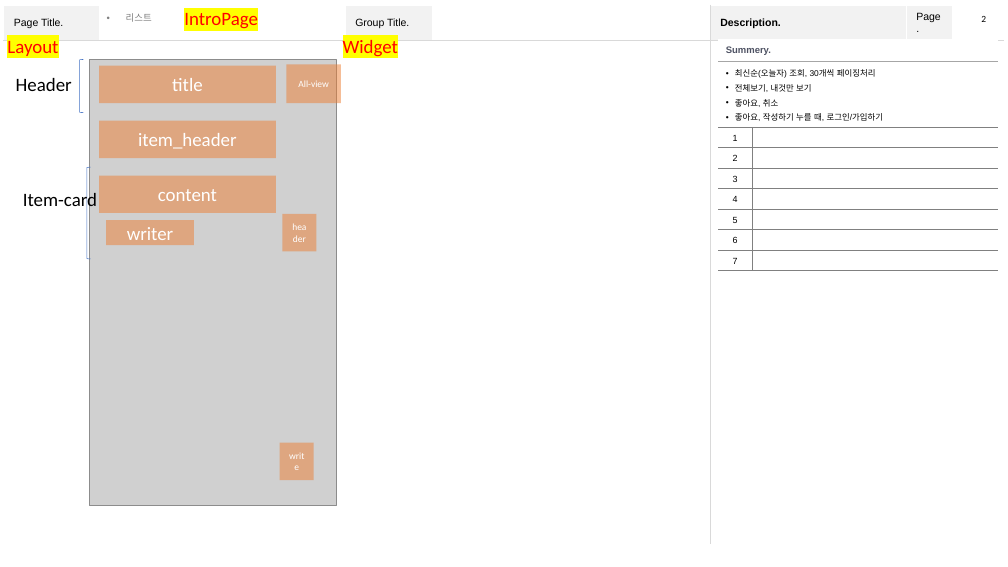
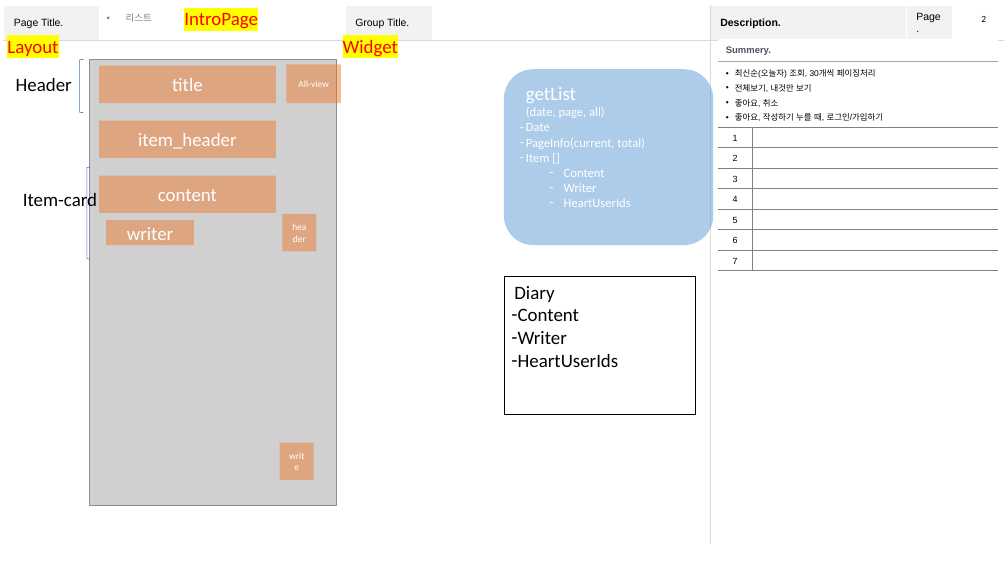
Before and after one commit to do-ockhyun/flutter-gym, a slide deck: slide 2 of 2.설계/UI - Page, Layout, Widget/분석.pptx. Drawn at 1008x567 pixels with LibreOffice and Linux fonts; fonts in the diff are those of the drawing; grey boxes stand for pictures. Boxes give left, top, right and bottom in pixels: in the first picture for what was removed or moved away, otherwise in the second. Text is boxed around its words. In the diff, an @@ line names an element or a change of style, - is before the commit and + after.

```diff
--- a/2.설계/UI - Page, Layout, Widget/분석.pptx
+++ b/2.설계/UI - Page, Layout, Widget/분석.pptx
@@ rounded rectangle added at (x1=504, y1=70, x2=714, y2=246), fill #5B9BD5 at 50% opacity, 12 pt, text #FFFFFF @@
+getList
+(date, page, all)
+– Date
+– PageInfo(current, total)
+– Item []
+    – Content
+    – Writer
+    – HeartUserIds
@@ rectangle added at (x1=504, y1=277, x2=696, y2=415), outline #000000 0.75 pt, 18 pt, text #000000 @@
+Diary
+  – Content
+  – Writer
+  – HeartUserIds
```
Also in this commit, not shown: 4 other slides changed, 1 other file.
